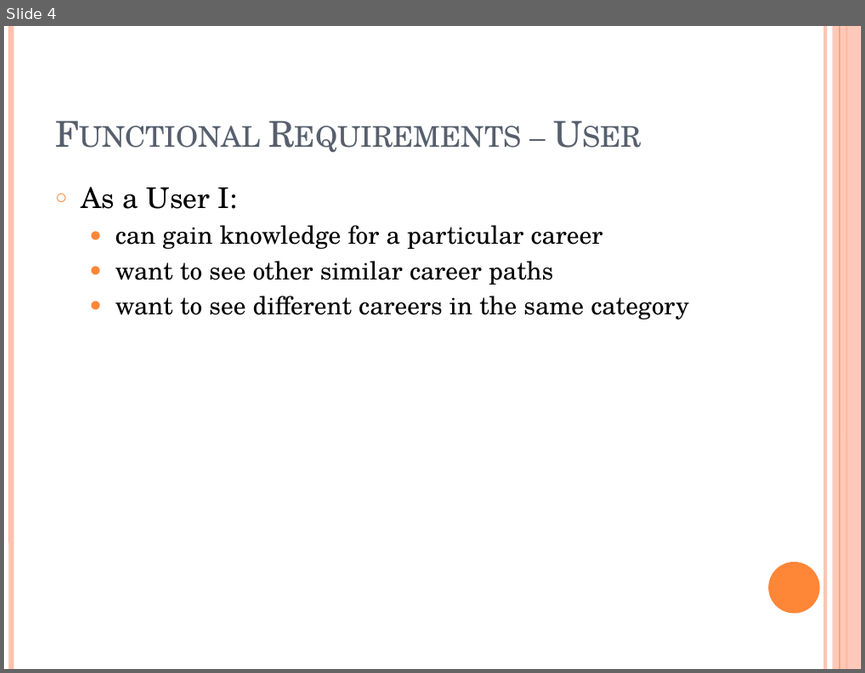
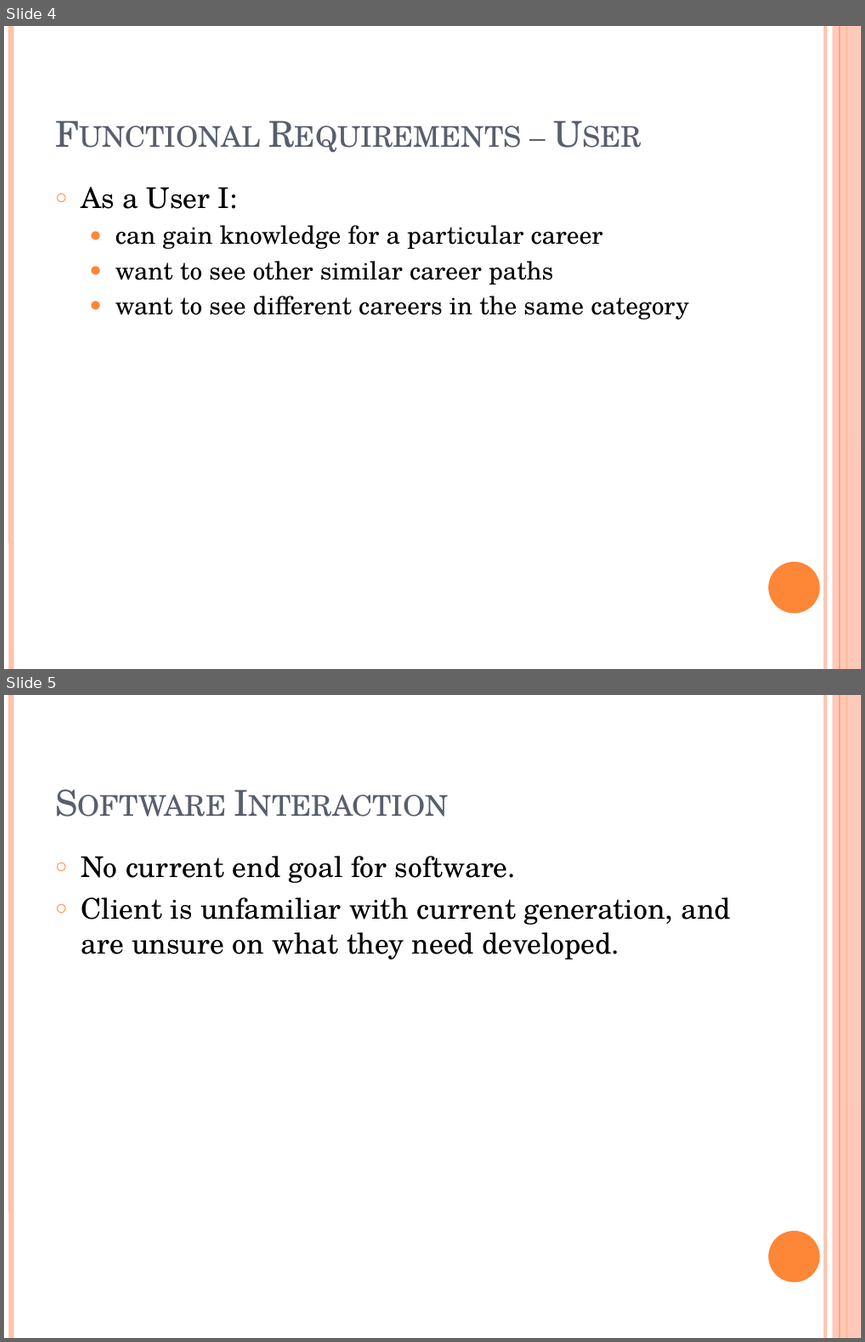
Before and after one commit to bltdevnz/blt.github.io, a slide deck: TechnicalDefense.pptx. Shown one above the other, each under a label of ours: slide 4 before the commit, slides 4 and 5 after it. The pictures are 865x673 and 865x1342 pixels, drawn with LibreOffice and Linux fonts; fonts in the diff are those of the drawing. Boxes give left, top, right and bottom in pixels: in the first picture for what was removed or moved away, otherwise in the second. Text is boxed around its words. In the diff, an @@ line names an element or a change of style, - is before the commit and + after.

```diff
--- a/TechnicalDefense.pptx
+++ b/TechnicalDefense.pptx
@@ slide 5 added at <box>4,695,861,1338</box>, background #FFFFFF; not listed: 6 template elements that a slide beside it also shows @@
@@ text added at <box>81,856,732,959</box>, 24 pt, text #000000 @@
+○ No current end goal for software.
+○ Client is unfamiliar with current generation, and are unsure on what they need developed.
@@ title added at <box>395,856,516,878</box>, 30 pt, text #575F6D, small capitals @@
+Software Interaction
```
Also in this commit, not shown: 3 slides changed, 3 other slides added, 3 slides removed.
